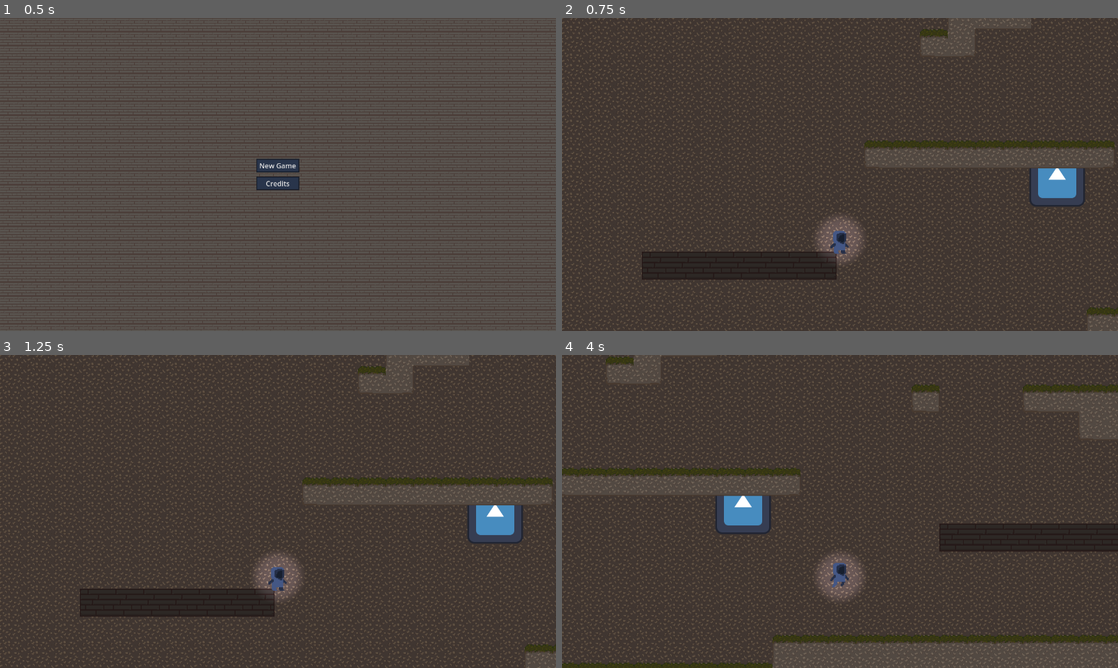
Above: before the commit, frames 1-4 (two rows, left to right).
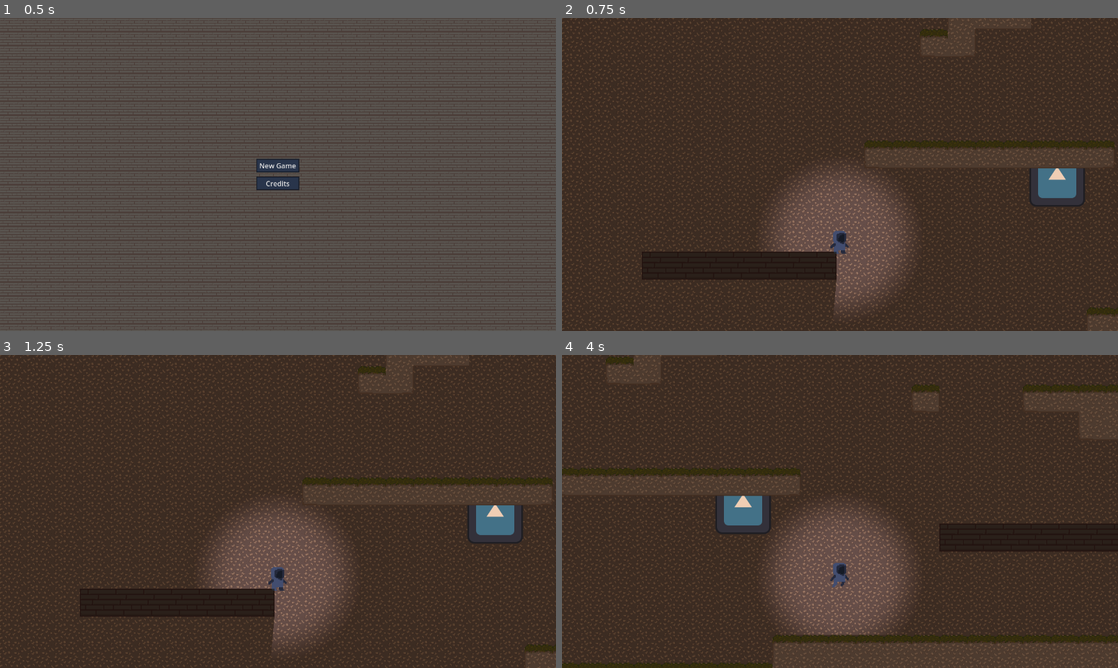
Above: after the commit, the same moments.

Repository: Sederic/Hook-Hero
Game: Godot game, scene res://Scenes/level.tscn
The game is run twice, just before and just after one commit, with the same random seed, the same clock (stepped at 60 frames per second) and the same inputs. The engine's default icon, where the game draws it, is replaced by a stand-in: a white triangle on a blue panel in a dark square.
Inputs (mouse positions are in pixels of both pictures, inside the frame that each line leads up to):
- Up to frame 1 (0.5 s): no input
- Up to frame 2 (0.75 s): click "New Game" at 0.5 s
- Up to frame 3 (1.25 s): no input
- Up to frame 4 (4 s): move the mouse to (962, 495) at 1.27 s; hold D (Right) 1.28-2.78 s; click (962, 495) at 1.35 s; move the mouse to (728, 527) at 2.02 s; tap Space (Space) at 2.1, 3.6 s; move the mouse to (895, 442) at 2.77 s; hold A (Left) 2.78-3.53 s; click (895, 442) at 2.85 s; move the mouse to (812, 574) at 3.52 s; hold D (Right) from 3.53 s (still down)

Frame 1 is identical in both runs. In frame 2, 5.8% of the frame differs, in the area x 37-100%, y 0-100%; in frame 3, 5.8%; in frame 4, 7.3%, in the area x 0-100%, y 0-100%.

Commit message:
light/shadows

Diff:
--- a/Assets/Textures/Tiles - Jorge/tileset_1.tres
+++ b/Assets/Textures/Tiles - Jorge/tileset_1.tres
@@ -1,8 +1,11 @@
-[gd_resource type="TileSet" load_steps=4 format=3 uid="uid://cgh7atfmftecf"]
+[gd_resource type="TileSet" load_steps=5 format=3 uid="uid://cgh7atfmftecf"]
 
 [ext_resource type="Texture2D" uid="uid://dwth7x1q5xobc" path="res://Assets/Textures/Tiles - Jorge/tileset.png" id="1_m7wuc"]
 
 [sub_resource type="PhysicsMaterial" id="PhysicsMaterial_2g4d0"]
+
+[sub_resource type="OccluderPolygon2D" id="OccluderPolygon2D_bp4s6"]
+polygon = PackedVector2Array(-16, -16, 16, -16, 16, 16, -16, 16)
 
 [sub_resource type="TileSetAtlasSource" id="TileSetAtlasSource_v5xk4"]
 texture = ExtResource("1_m7wuc")
@@ -10,6 +13,7 @@
 0:0/0 = 0
 0:0/0/terrain_set = 0
 0:0/0/terrain = 0
+0:0/0/occlusion_layer_0/polygon = SubResource("OccluderPolygon2D_bp4s6")
 0:0/0/physics_layer_0/linear_velocity = Vector2(0, 0)
 0:0/0/physics_layer_0/angular_velocity = 0.0
 0:0/0/physics_layer_0/polygon_0/points = PackedVector2Array(-16, -16, 16, -16, 16, 16, -16, 16)
@@ -17,6 +21,7 @@
 1:0/0 = 0
 1:0/0/terrain_set = 0
 1:0/0/terrain = 0
+1:0/0/occlusion_layer_0/polygon = SubResource("OccluderPolygon2D_bp4s6")
 1:0/0/physics_layer_0/linear_velocity = Vector2(0, 0)
 1:0/0/physics_layer_0/angular_velocity = 0.0
 1:0/0/physics_layer_0/polygon_0/points = PackedVector2Array(-16, -16, 16, -16, 16, 16, -16, 16)
@@ -25,6 +30,7 @@
 2:0/0 = 0
 2:0/0/terrain_set = 0
 2:0/0/terrain = 0
+2:0/0/occlusion_layer_0/polygon = SubResource("OccluderPolygon2D_bp4s6")
 2:0/0/physics_layer_0/linear_velocity = Vector2(0, 0)
 2:0/0/physics_layer_0/angular_velocity = 0.0
 2:0/0/physics_layer_0/polygon_0/points = PackedVector2Array(-16, -16, 16, -16, 16, 16, -16, 16)
@@ -32,6 +38,7 @@
 0:3/0 = 0
 0:3/0/terrain_set = 0
 0:3/0/terrain = 1
+0:3/0/occlusion_layer_0/polygon = SubResource("OccluderPolygon2D_bp4s6")
 0:3/0/physics_layer_0/linear_velocity = Vector2(0, 0)
 0:3/0/physics_layer_0/angular_velocity = 0.0
 0:3/0/physics_layer_0/polygon_0/points = PackedVector2Array(-16, -16, 16, -16, 16, 16, -16, 16)
@@ -39,6 +46,7 @@
 1:3/0 = 0
 1:3/0/terrain_set = 0
 1:3/0/terrain = 1
+1:3/0/occlusion_layer_0/polygon = SubResource("OccluderPolygon2D_bp4s6")
 1:3/0/physics_layer_0/linear_velocity = Vector2(0, 0)
 1:3/0/physics_layer_0/angular_velocity = 0.0
 1:3/0/physics_layer_0/polygon_0/points = PackedVector2Array(-16, -16, 16, -16, 16, 16, -16, 16)
@@ -47,6 +55,7 @@
 2:3/0 = 0
 2:3/0/terrain_set = 0
 2:3/0/terrain = 1
+2:3/0/occlusion_layer_0/polygon = SubResource("OccluderPolygon2D_bp4s6")
 2:3/0/physics_layer_0/linear_velocity = Vector2(0, 0)
 2:3/0/physics_layer_0/angular_velocity = 0.0
 2:3/0/physics_layer_0/polygon_0/points = PackedVector2Array(-16, -16, 16, -16, 16, 16, -16, 16)
@@ -54,6 +63,7 @@
 3:2/0 = 0
 3:2/0/terrain_set = 0
 3:2/0/terrain = 0
+3:2/0/occlusion_layer_0/polygon = SubResource("OccluderPolygon2D_bp4s6")
 3:2/0/physics_layer_0/linear_velocity = Vector2(0, 0)
 3:2/0/physics_layer_0/angular_velocity = 0.0
 3:2/0/physics_layer_0/polygon_0/points = PackedVector2Array(-16, -16, 16, -16, 16, 16, -16, 16)
@@ -63,6 +73,7 @@
 3:1/0 = 0
 3:1/0/terrain_set = 0
 3:1/0/terrain = 0
+3:1/0/occlusion_layer_0/polygon = SubResource("OccluderPolygon2D_bp4s6")
 3:1/0/physics_layer_0/linear_velocity = Vector2(0, 0)
 3:1/0/physics_layer_0/angular_velocity = 0.0
 3:1/0/physics_layer_0/polygon_0/points = PackedVector2Array(-16, -16, 16, -16, 16, 16, -16, 16)
@@ -71,6 +82,7 @@
 4:1/0 = 0
 4:1/0/terrain_set = 0
 4:1/0/terrain = 0
+4:1/0/occlusion_layer_0/polygon = SubResource("OccluderPolygon2D_bp4s6")
 4:1/0/physics_layer_0/linear_velocity = Vector2(0, 0)
 4:1/0/physics_layer_0/angular_velocity = 0.0
 4:1/0/physics_layer_0/polygon_0/points = PackedVector2Array(-16, -16, 16, -16, 16, 16, -16, 16)
@@ -80,6 +92,7 @@
 4:2/0 = 0
 4:2/0/terrain_set = 0
 4:2/0/terrain = 0
+4:2/0/occlusion_layer_0/polygon = SubResource("OccluderPolygon2D_bp4s6")
 4:2/0/physics_layer_0/linear_velocity = Vector2(0, 0)
 4:2/0/physics_layer_0/angular_velocity = 0.0
 4:2/0/physics_layer_0/polygon_0/points = PackedVector2Array(-16, -16, 16, -16, 16, 16, -16, 16)
@@ -90,6 +103,7 @@
 5:1/0 = 0
 5:1/0/terrain_set = 0
 5:1/0/terrain = 0
+5:1/0/occlusion_layer_0/polygon = SubResource("OccluderPolygon2D_bp4s6")
 5:1/0/physics_layer_0/linear_velocity = Vector2(0, 0)
 5:1/0/physics_layer_0/angular_velocity = 0.0
 5:1/0/physics_layer_0/polygon_0/points = PackedVector2Array(-16, -16, 16, -16, 16, 16, -16, 16)
@@ -98,6 +112,7 @@
 5:2/0 = 0
 5:2/0/terrain_set = 0
 5:2/0/terrain = 0
+5:2/0/occlusion_layer_0/polygon = SubResource("OccluderPolygon2D_bp4s6")
 5:2/0/physics_layer_0/linear_velocity = Vector2(0, 0)
 5:2/0/physics_layer_0/angular_velocity = 0.0
 5:2/0/physics_layer_0/polygon_0/points = PackedVector2Array(-16, -16, 16, -16, 16, 16, -16, 16)
@@ -107,6 +122,7 @@
 5:3/0 = 0
 5:3/0/terrain_set = 0
 5:3/0/terrain = 0
+5:3/0/occlusion_layer_0/polygon = SubResource("OccluderPolygon2D_bp4s6")
 5:3/0/physics_layer_0/linear_velocity = Vector2(0, 0)
 5:3/0/physics_layer_0/angular_velocity = 0.0
 5:3/0/physics_layer_0/polygon_0/points = PackedVector2Array(-16, -16, 16, -16, 16, 16, -16, 16)
@@ -115,6 +131,7 @@
 4:3/0 = 0
 4:3/0/terrain_set = 0
 4:3/0/terrain = 0
+4:3/0/occlusion_layer_0/polygon = SubResource("OccluderPolygon2D_bp4s6")
 4:3/0/physics_layer_0/linear_velocity = Vector2(0, 0)
 4:3/0/physics_layer_0/angular_velocity = 0.0
 4:3/0/physics_layer_0/polygon_0/points = PackedVector2Array(-16, -16, 16, -16, 16, 16, -16, 16)
@@ -124,6 +141,7 @@
 3:3/0 = 0
 3:3/0/terrain_set = 0
 3:3/0/terrain = 0
+3:3/0/occlusion_layer_0/polygon = SubResource("OccluderPolygon2D_bp4s6")
 3:3/0/physics_layer_0/linear_velocity = Vector2(0, 0)
 3:3/0/physics_layer_0/angular_velocity = 0.0
 3:3/0/physics_layer_0/polygon_0/points = PackedVector2Array(-16, -16, 16, -16, 16, 16, -16, 16)
@@ -132,6 +150,7 @@
 3:0/0 = 0
 3:0/0/terrain_set = 0
 3:0/0/terrain = 0
+3:0/0/occlusion_layer_0/polygon = SubResource("OccluderPolygon2D_bp4s6")
 3:0/0/physics_layer_0/linear_velocity = Vector2(0, 0)
 3:0/0/physics_layer_0/angular_velocity = 0.0
 3:0/0/physics_layer_0/polygon_0/points = PackedVector2Array(-16, -16, 16, -16, 16, 16, -16, 16)
@@ -231,6 +250,7 @@
 
 [resource]
 tile_size = Vector2i(32, 32)
+occlusion_layer_0/light_mask = 1
 physics_layer_0/collision_layer = 1
 physics_layer_0/physics_material = SubResource("PhysicsMaterial_2g4d0")
 terrain_set_0/mode = 0
--- a/Scenes/level.tscn
+++ b/Scenes/level.tscn
@@ -30,6 +30,9 @@
 [node name="Player" parent="SubViewportContainer/SubViewport" instance=ExtResource("2_tiybw")]
 position = Vector2(100, 300)
 
+[node name="CanvasModulate" type="CanvasModulate" parent="SubViewportContainer/SubViewport"]
+color = Color(0.941176, 0.807843, 0.705882, 1)
+
 [node name="CanvasLayer" type="CanvasLayer" parent="SubViewportContainer"]
 follow_viewport_enabled = true
 
--- a/Scenes/player.tscn
+++ b/Scenes/player.tscn
@@ -39,4 +39,6 @@
 target_position = Vector2(0, 500)
 
 [node name="PointLight2D" type="PointLight2D" parent="."]
+scale = Vector2(3, 3)
+shadow_enabled = true
 texture = ExtResource("3_3xi7f")
